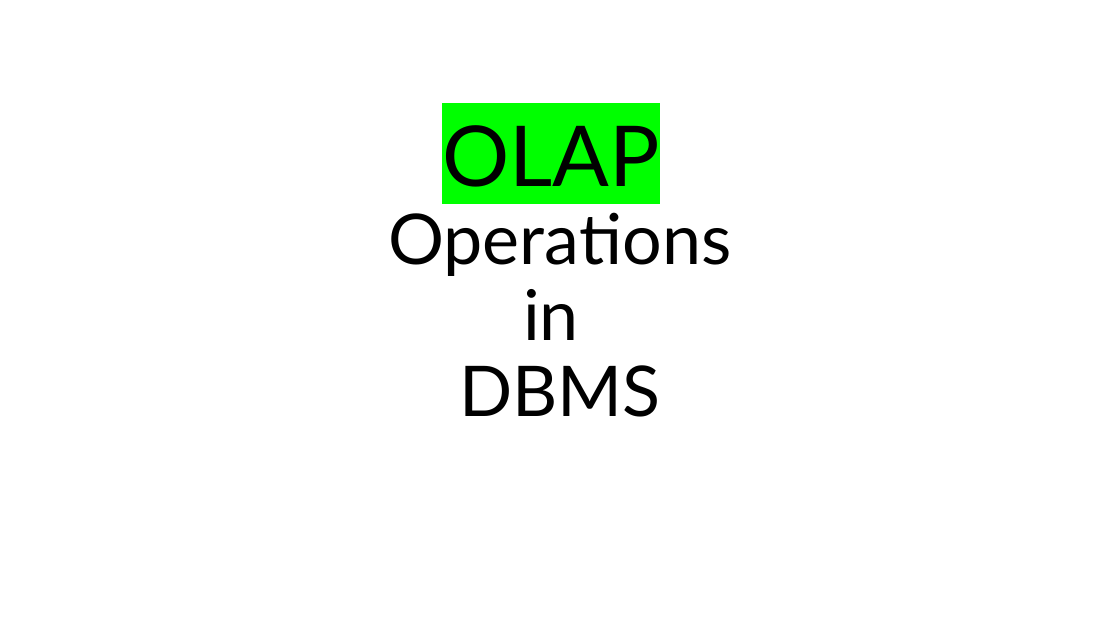
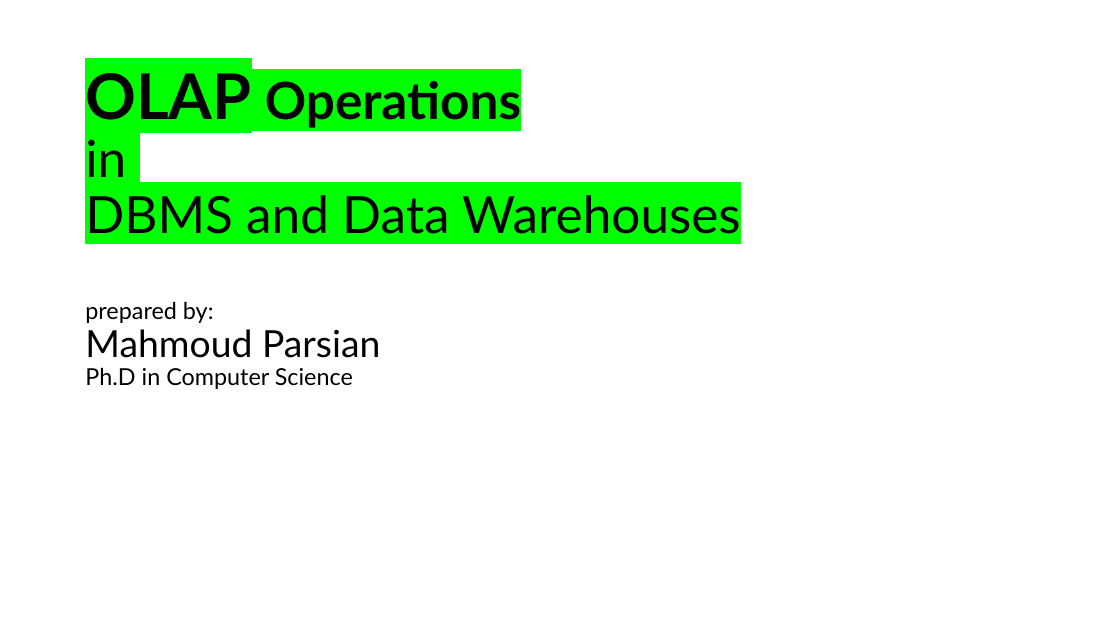
Before and after one commit to mahmoudparsian/data-warehousing-and-business-intelligence, a slide deck: slide 1 of resources/class_lectures/week_10_OLAP_Operations/OLAP_Operations_in_DBMS.pptx. Drawn at 1120x630 pixels with LibreOffice and Linux fonts; fonts in the diff are those of the drawing. Boxes give left, top, right and bottom in pixels: in the first picture for what was removed or moved away, otherwise in the second. Text is boxed around its words. In the diff, an @@ line names an element or a change of style, - is before the commit and + after.

Commit message:
updated docs

```diff
--- a/resources/class_lectures/week_10_OLAP_Operations/OLAP_Operations_in_DBMS.pptx
+++ b/resources/class_lectures/week_10_OLAP_Operations/OLAP_Operations_in_DBMS.pptx
@@ title "OLAP Operations in DBMS and ..." at bbox=[85, 73, 740, 234]: vertical alignment bottom to middle @@
@@ title at bbox=[85, 73, 740, 234]: text changed; size 60 to 44 pt @@
-OLAP
-Operations
-in
-DBMS
+OLAP Operations
+in
+DBMS and Data Warehouses
@@ text added at bbox=[85, 301, 380, 389], 20 pt, text #000000 @@
+prepared by:
+Mahmoud Parsian
+Ph.D in Computer Science
```
